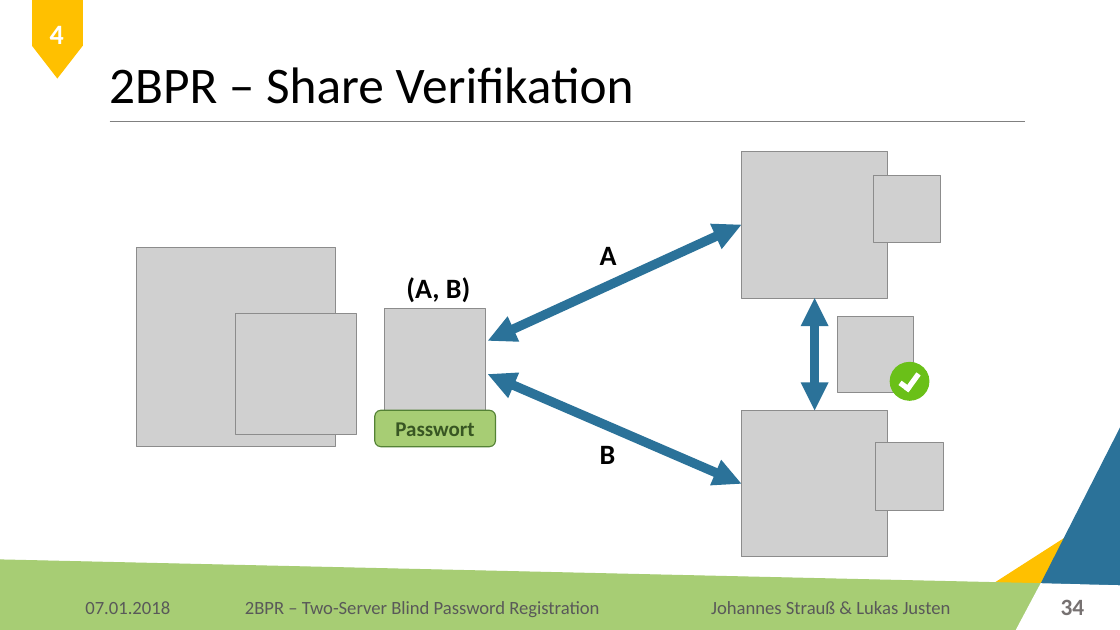
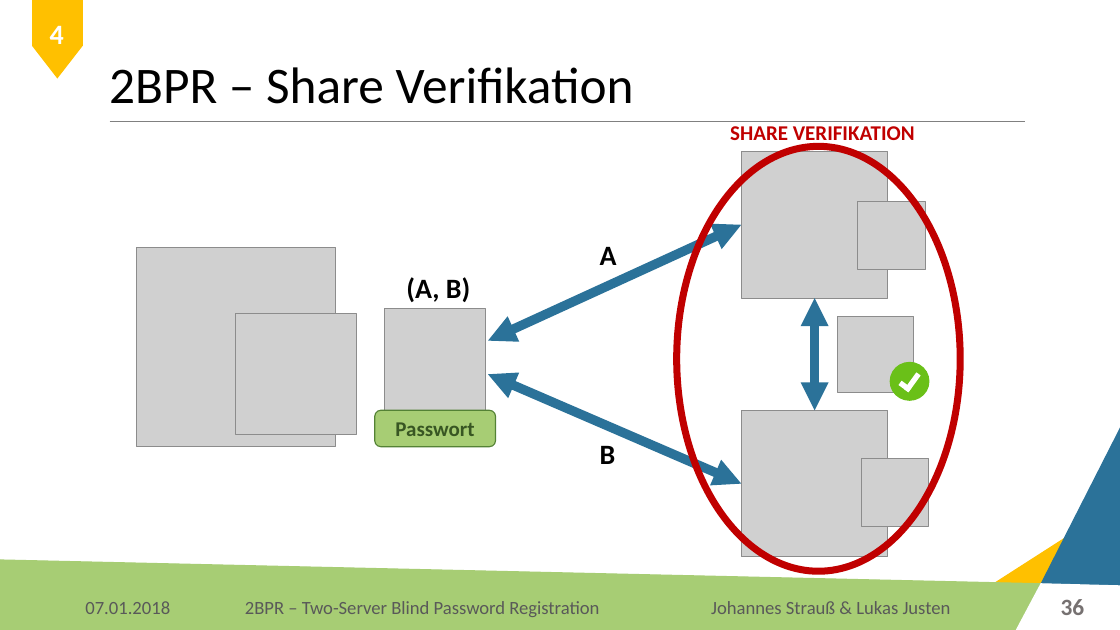
Before and after one commit to Lukas-Justen/IT-Security-2BPR, a slide deck: slide 36 of 2BPR.pptx (slide 34 before the commit). Drawn at 1120x630 pixels with LibreOffice and Linux fonts; fonts in the diff are those of the drawing; grey boxes stand for pictures; background and template pictures are left out. Boxes give left, top, right and bottom in pixels: in the first picture for what was removed or moved away, otherwise in the second. Text is boxed around its words. In the diff, an @@ line names an element or a change of style, - is before the commit and + after.

Commit message:
Aktualisierung zu Fazit, Client Preparation und Share Verifikation

```diff
--- a/2BPR.pptx
+++ b/2BPR.pptx
@@ ellipse added at (677, 146, 961, 571), outline #C00000 6 pt @@
@@ text added at (730, 126, 915, 146), 18 pt, text #C00000, bold @@
+SHARE VERIFIKATION
@@ picture: place and size @@
-picture at (873, 175, 941, 243)
+picture at (858, 202, 926, 270)
@@ picture: place and size @@
-picture at (875, 443, 944, 511)
+picture at (861, 459, 929, 527)
@@ page number at (1061, 599, 1085, 615): text changed @@
-34
+36
```
Also in this commit, not shown: 10 other slides changed, 3 slides added, 1 slide removed, 1 other file.
